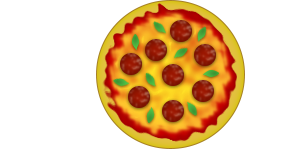
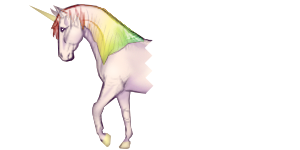
Before/after of a 300×150 layered artwork. What changed in the layer stack:
showed "r" over [142, 0, 245, 149]
added group "Unicorn" with 12 layers above "Pizza" over [29, 4, 245, 149]
added layer "unicorn Kopie 2" in group "Unicorn" over [29, 4, 237, 149]
added layer "unicorn Kopie" in group "Unicorn" over [29, 4, 237, 149]
hid "Ebene 9", opacity 55% → 100%, moved it into group "Unicorn", painted on it over [65, 10, 234, 149]
removed layer "Ellipse 5 Kopie 9" from group "Pizza" over [106, 9, 234, 138]
removed layer "Ellipse 4" from group "Pizza" over [102, 3, 237, 142]
removed layer "Ellipse 3" from group "Pizza" over [96, 0, 245, 149]
renamed "Ellipse 6 Kopie 7" to "Ellipse 6 Kopie 10", hid it, painted on it over [142, 0, 228, 149]
removed layer "Ellipse 6 Kopie 6" from group "Pizza" over [187, 101, 198, 116]
renamed "Ellipse 6 Kopie 5" to "Ellipse 6 Kopie 9", hid it, painted on it over [79, 1, 157, 149]
removed layer "Ellipse 6 Kopie 4" from group "Pizza" over [113, 77, 130, 87]
removed layer "Ellipse 6 Kopie 3" from group "Pizza" over [145, 72, 156, 87]
removed layer "Ellipse 6 Kopie 2" from group "Pizza" over [153, 21, 166, 34]
removed layer "Ellipse 6 Kopie" from group "Pizza" over [174, 47, 188, 59]
removed layer "Ellipse 5 Kopie 7" from group "Pizza" over [192, 80, 214, 102]
removed layer "Ellipse 5 Kopie 6" from group "Pizza" over [162, 100, 184, 122]
removed layer "Ellipse 5 Kopie 8" from group "Pizza" over [170, 20, 192, 42]
removed layer "Ellipse 5 Kopie 5" from group "Pizza" over [162, 64, 184, 86]
removed layer "Ellipse 5 Kopie 4" from group "Pizza" over [128, 86, 150, 108]
removed layer "Ellipse 5 Kopie 3" from group "Pizza" over [194, 44, 216, 66]
removed layer "Ellipse 5 Kopie 2" from group "Pizza" over [145, 39, 167, 61]
removed layer "Ellipse 5" from group "Pizza" over [120, 53, 142, 75]
hid "Ellipse 6 Kopie 8", moved it below "Ellipse 6 Kopie 9", painted on it over [79, 0, 228, 149]
…and 1 more changes (1 removed)
